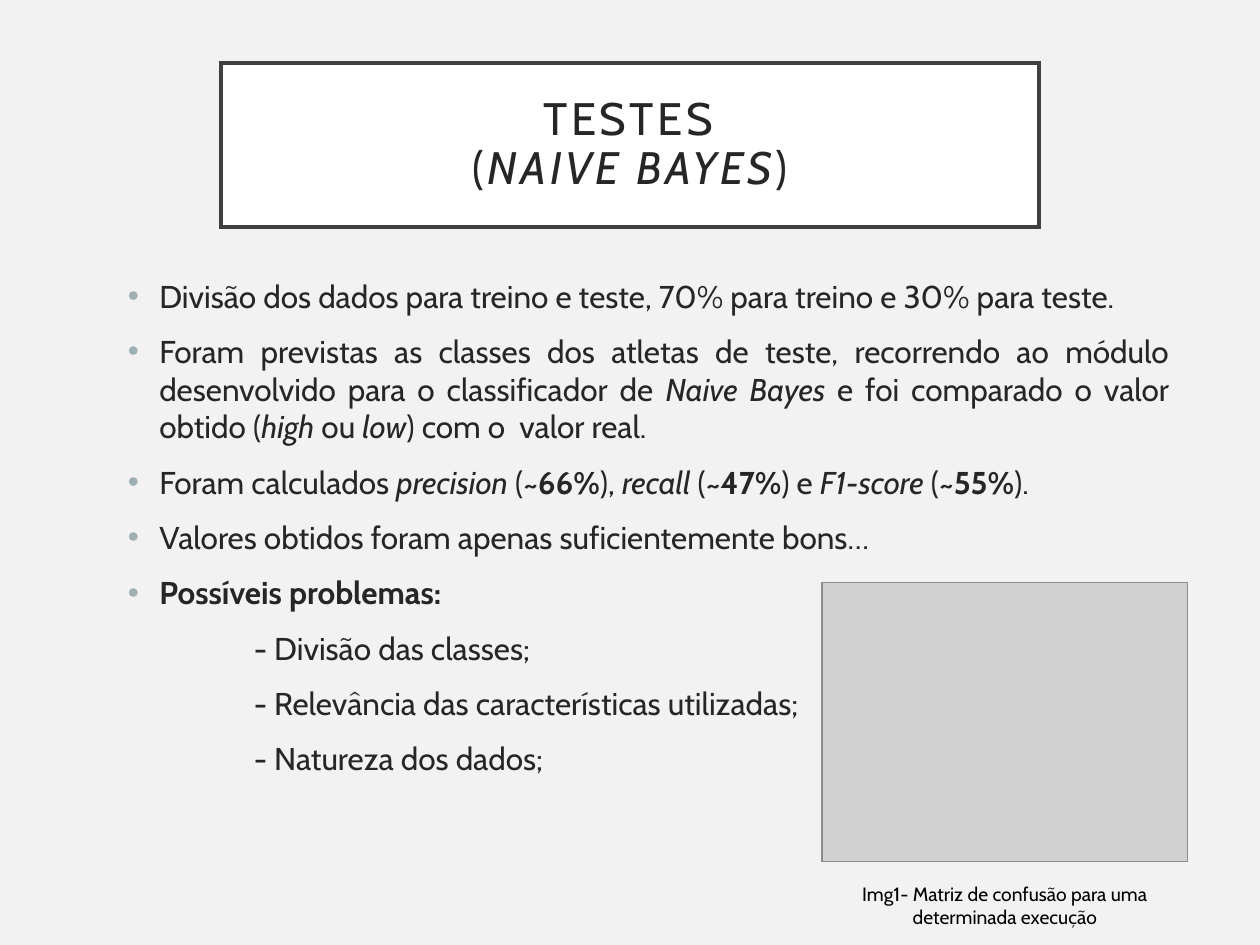
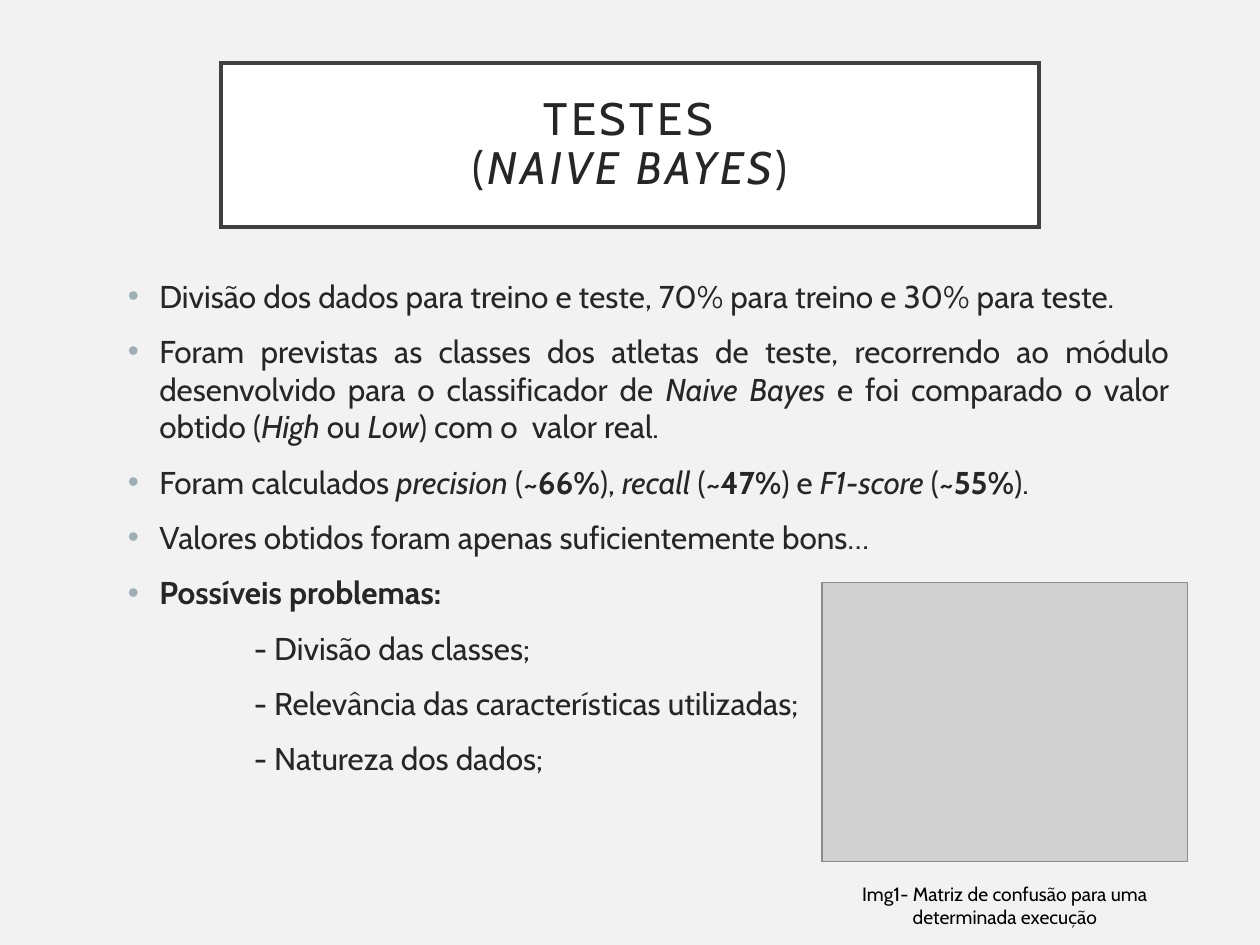
Before and after one commit to diogoh-11/Projeto_MPEI, a slide deck: slide 10 of Apresentação_MPEI.pptx. Drawn at 1260x945 pixels with LibreOffice and Linux fonts; fonts in the diff are those of the drawing; grey boxes stand for pictures. Boxes give left, top, right and bottom in pixels: in the first picture for what was removed or moved away, otherwise in the second. Text is boxed around its words. In the diff, an @@ line names an element or a change of style, - is before the commit and + after.

```diff
--- a/Apresentação_MPEI.pptx
+++ b/Apresentação_MPEI.pptx
@@ text at [159,339,1169,446]: text changed @@
-• Foram previstas as classes dos atletas de teste, recorrendo ao módulo desenvolvido para o classificador de Naive Bayes e foi comparado o valor obtido (high ou low) com o valor real.
+• Foram previstas as classes dos atletas de teste, recorrendo ao módulo desenvolvido para o classificador de Naive Bayes e foi comparado o valor obtido (High ou Low) com o valor real.
```
Also in this commit, not shown: 1 other slide changed.
